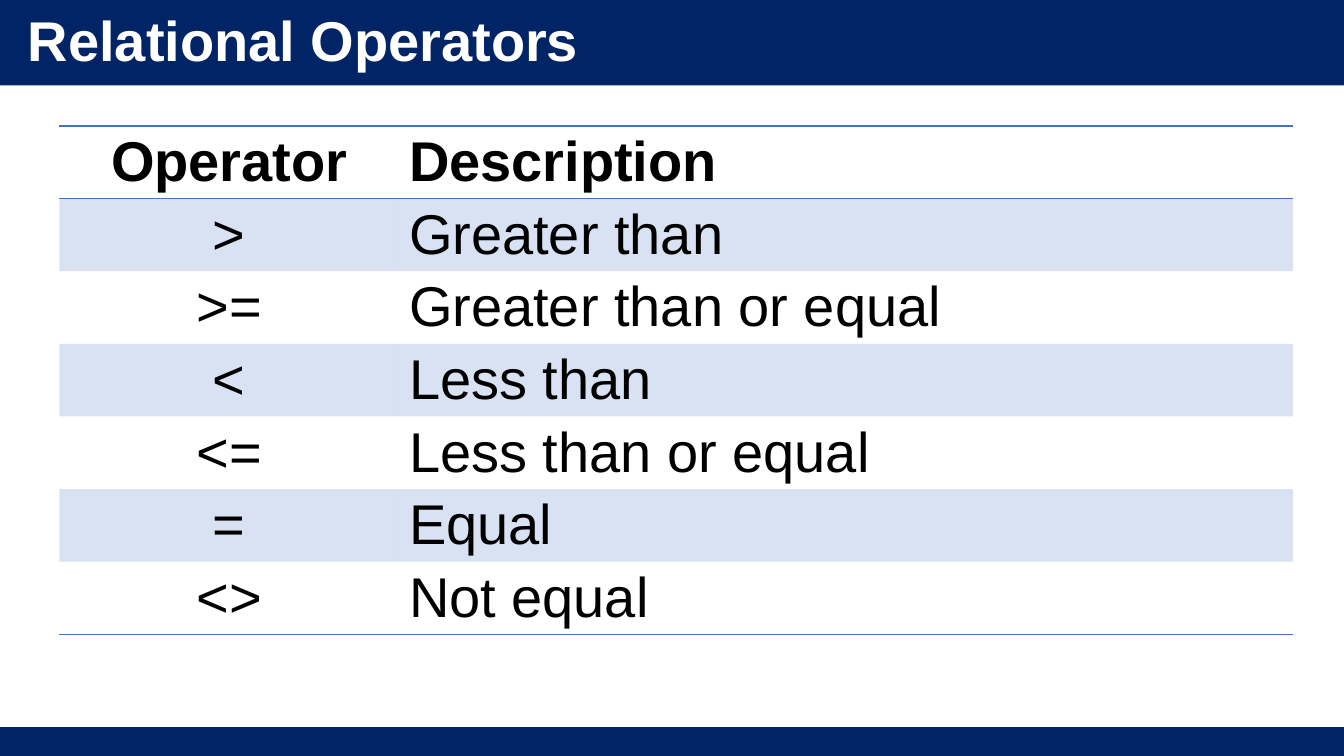
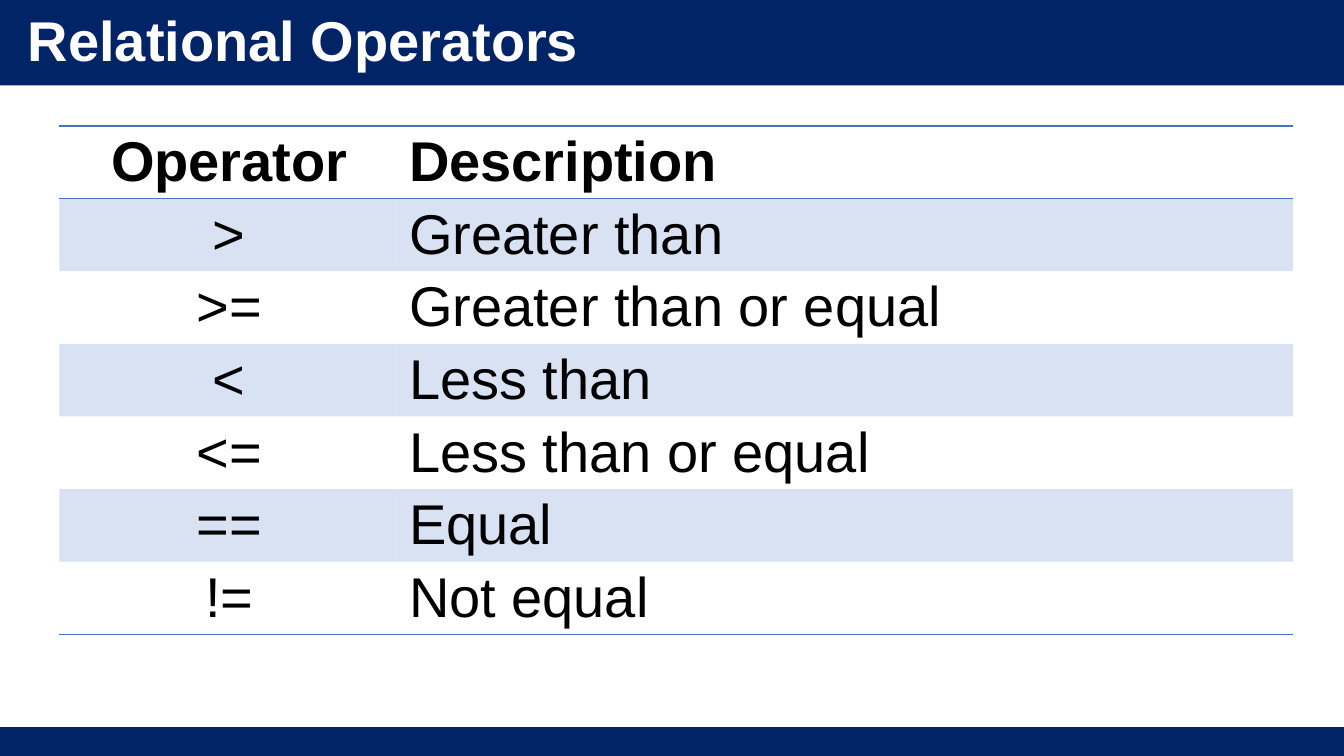
Before and after one commit to basilsmith/WIUT, a slide deck: slide 8 of FunPro/C#/Lectures/lecture3.pptx. Drawn at 1344x756 pixels with LibreOffice and Linux fonts; fonts in the diff are those of the drawing; background and template pictures are left out. Boxes give left, top, right and bottom in pixels: in the first picture for what was removed or moved away, otherwise in the second. Text is boxed around its words. In the diff, an @@ line names an element or a change of style, - is before the commit and + after.

```diff
--- a/FunPro/C#/Lectures/lecture3.pptx
+++ b/FunPro/C#/Lectures/lecture3.pptx
@@ table at <box>59,126,1294,667</box> @@
-row 6, column 1: =
+row 6, column 1: ==
-row 7, column 1: <>
+row 7, column 1: !=
```
Also in this commit, not shown: 1 other slide changed.
